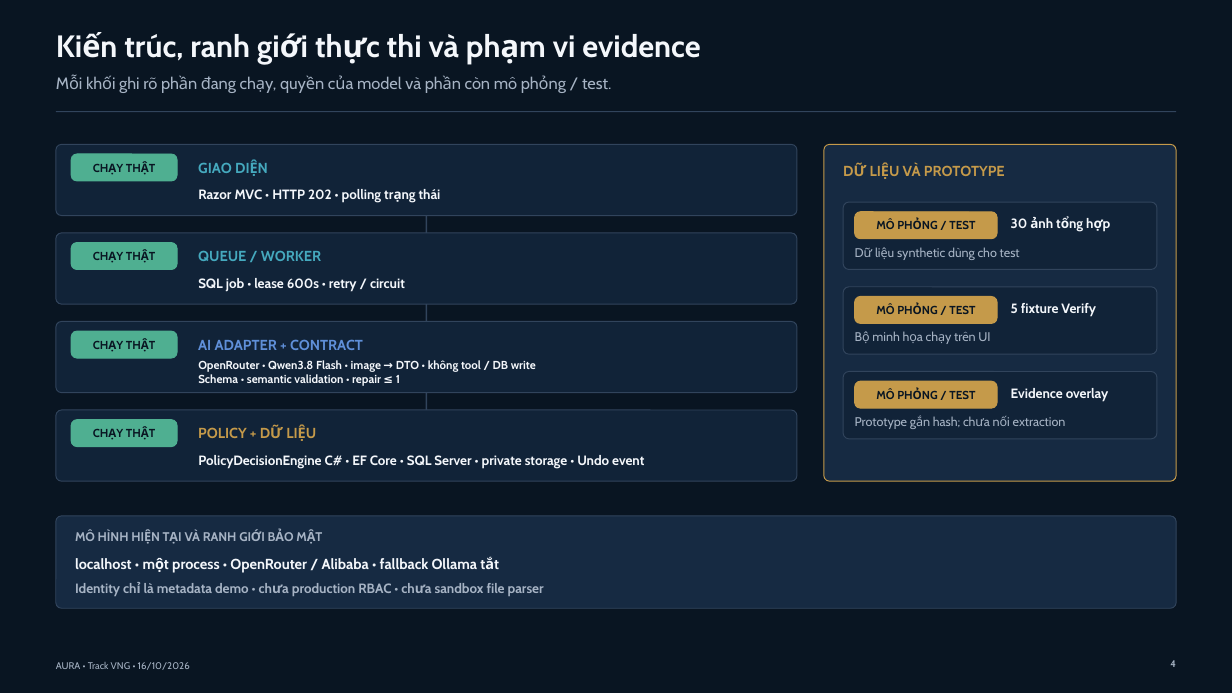
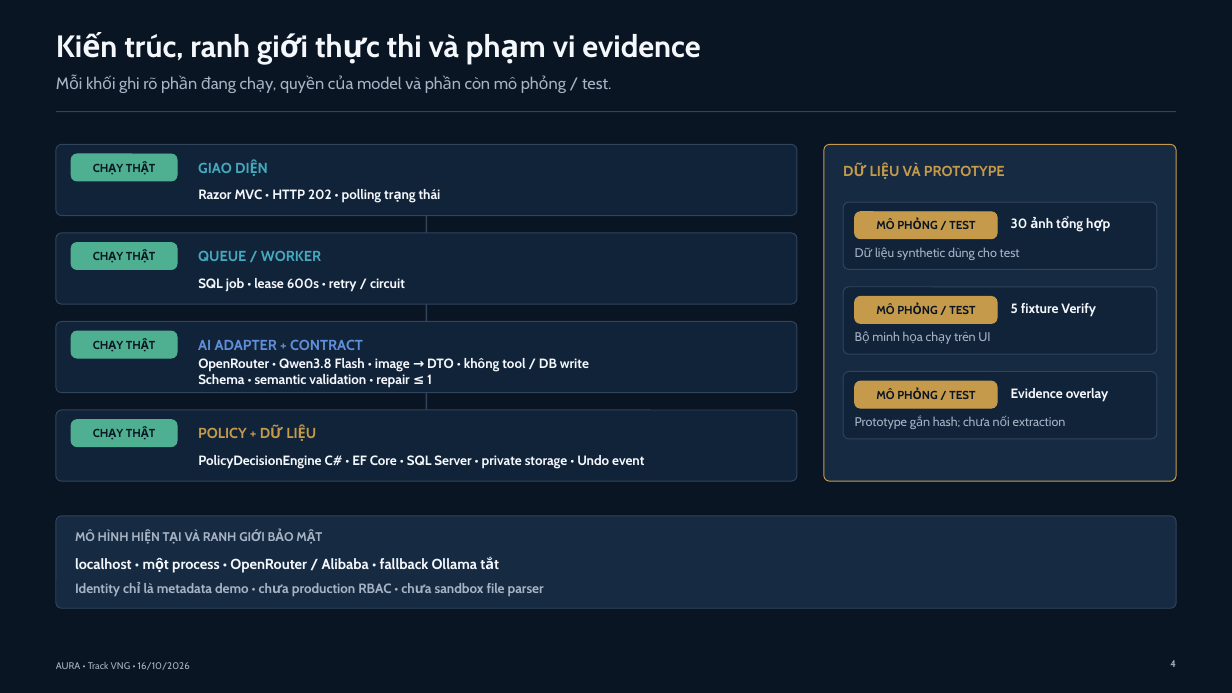
Before and after one commit to BondPhuPhamzZ/AURA, a slide deck: slide 4 of AURA/submission/AURA_5_SLIDES_FINAL.pptx. Drawn at 1232x693 pixels with LibreOffice and Linux fonts; fonts in the diff are those of the drawing. Boxes give left, top, right and bottom in pixels: in the first picture for what was removed or moved away, otherwise in the second. Text is boxed around its words. In the diff, an @@ line names an element or a change of style, - is before the commit and + after.

Commit message:
docs: polish final slide readability

```diff
--- a/AURA/submission/AURA_5_SLIDES_FINAL.pptx
+++ b/AURA/submission/AURA_5_SLIDES_FINAL.pptx
@@ text "OpenRouter • Qwen3.8 Flash • ..." at [198,358,589,388]: size 9 to 10.5 pt @@
```
